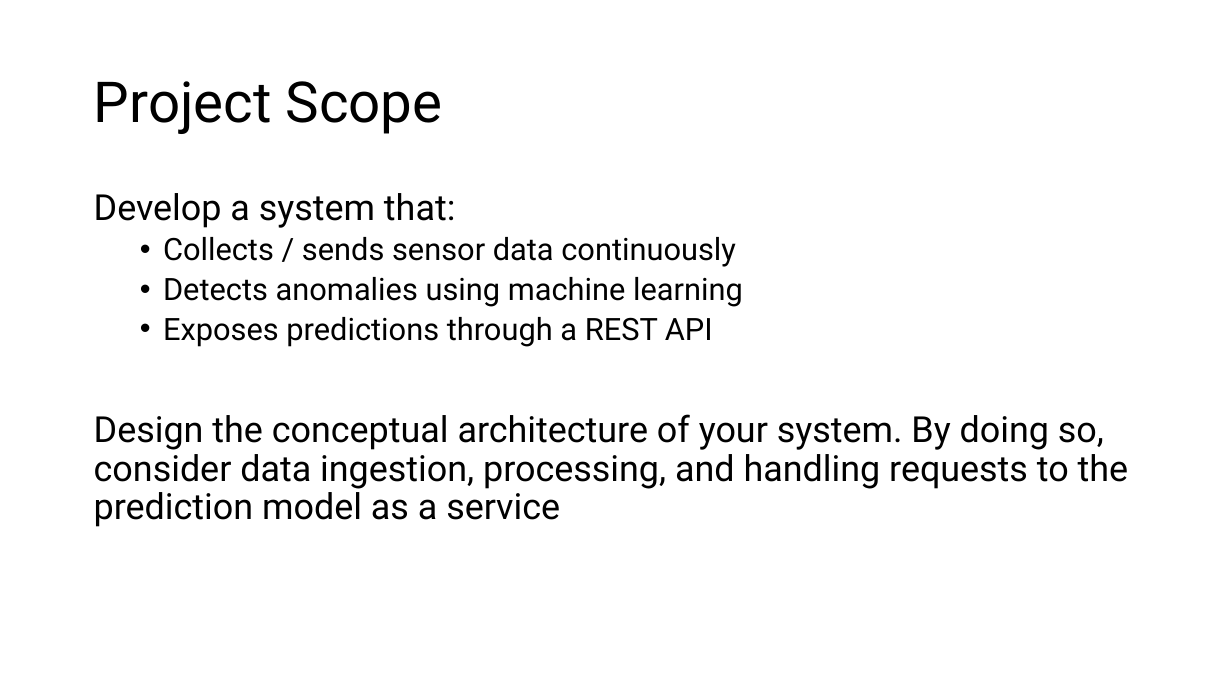
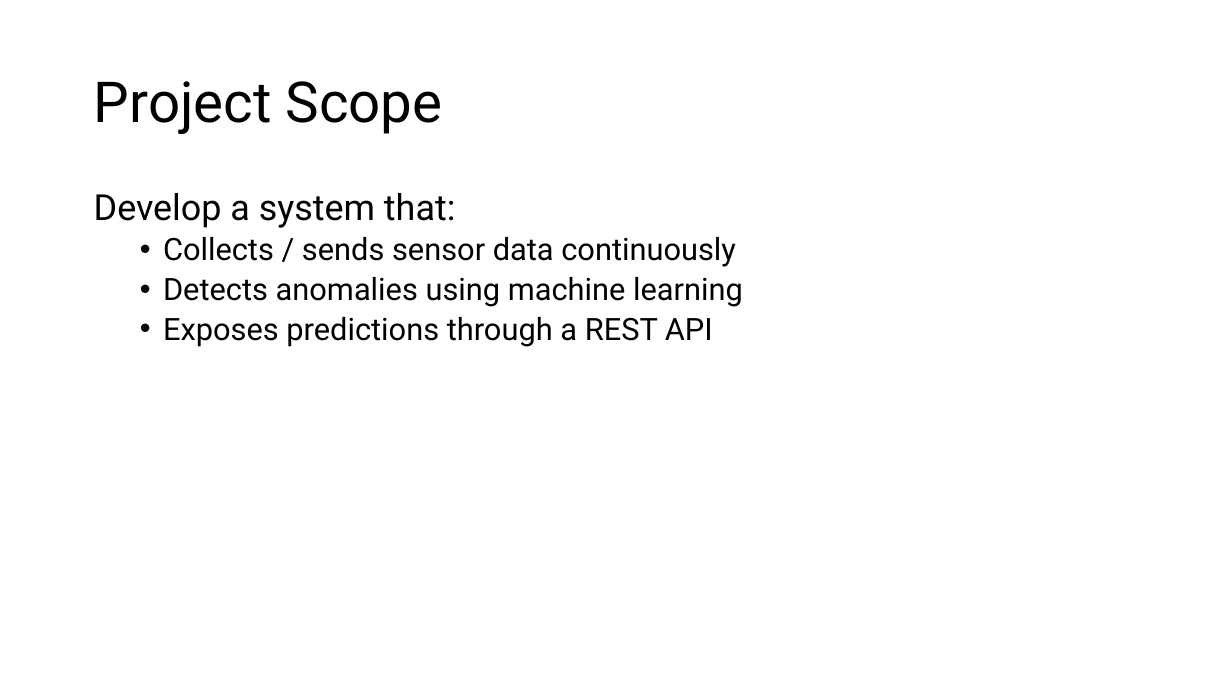
Before and after one commit to TheDauertoter/Factory_Learn, a slide deck: slide 3 of theblubbPP.ppt. Drawn at 1232x693 pixels with LibreOffice and Linux fonts; fonts in the diff are those of the drawing. Boxes give left, top, right and bottom in pixels: in the first picture for what was removed or moved away, otherwise in the second. Text is boxed around its words. In the diff, an @@ line names an element or a change of style, - is before the commit and + after.

```diff
--- a/theblubbPP.ppt
+++ b/theblubbPP.ppt
@@ text at (94, 414, 1129, 527): paragraph removed @@
-Design the conceptual architecture of your system. By doing so, consider data ingestion, processing, and handling requests to the prediction model as a service
```
Also in this commit, not shown: 1 other slide changed, 7 slides added, 1 slide removed.
